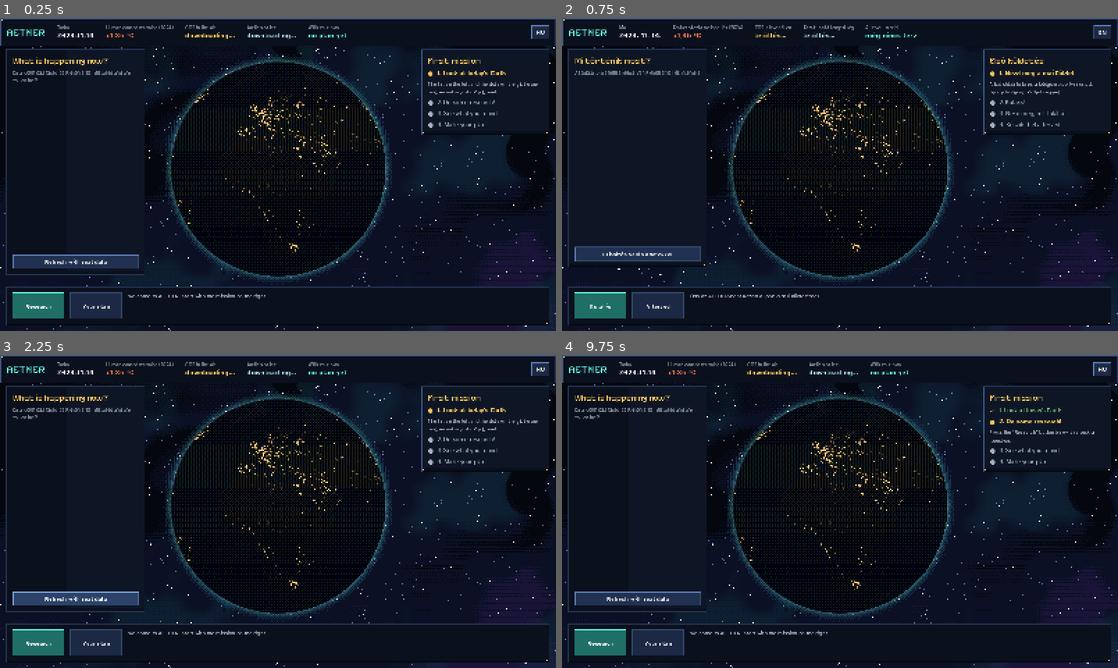
Above: before the commit, frames 1-4 (two rows, left to right).
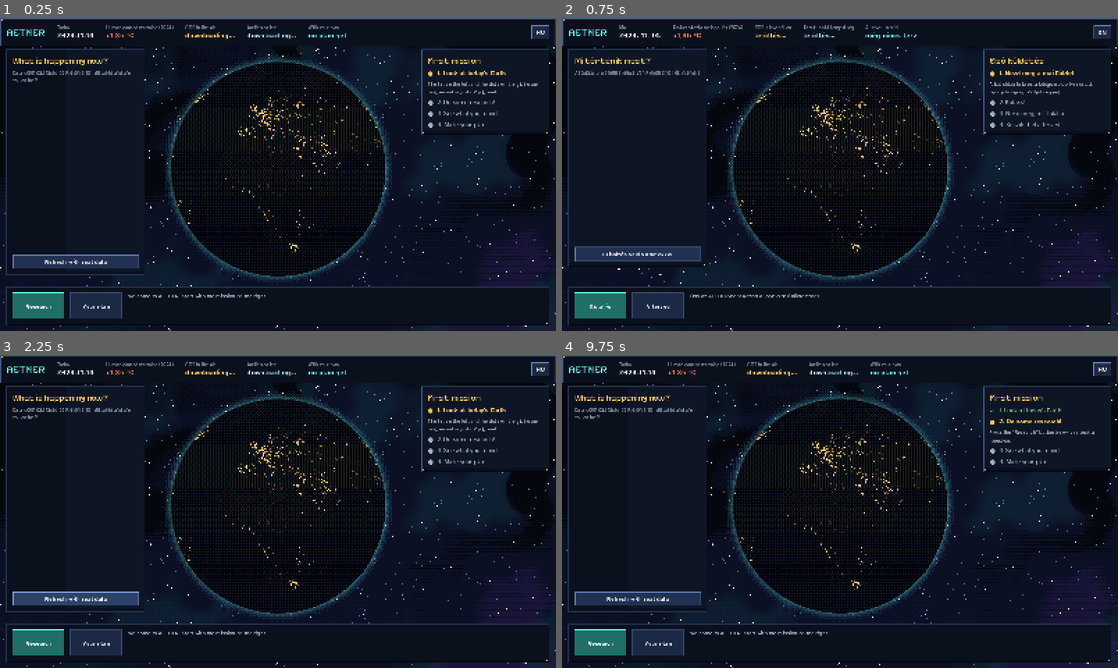
Above: after the commit, the same moments.

Repository: roadside/aether
Game: Godot game, scene res://scenes/main.tscn
Same seed, same stepped clock (60 frames per second), same inputs: the game is played once before the commit and once after it.
Inputs:
- Up to frame 1 (0.25 s): no input
- Up to frame 2 (0.75 s): click "HU" at 0.5 s
- Up to frame 3 (2.25 s): click "EN" at 1.25 s; click "Refresh with real data" at 2 s
- Up to frame 4 (9.75 s): click "Research" at 2.75 s; click "What is it, and what is it go…" at 3.5 s; click "Try again" at 4.25 s; click "Research this" at 5 s; click "Try again" at 5.75 s; click "What is it, and what is it go…" at 6.5 s; click "Wikipedia: Enhanced weatherin…" at 7.25 s; click "CO₂ sequestration and soil im…" at 8 s; click "Review and syntheses: Ocean a…" at 8.75 s; click "Reviews and syntheses: Carbon…" at 9.5 s

The runs differ from the first frame. In frame 1, 0.2% of the frame differs, in the area x 32-67%, y 13-81%; in frame 2, 0.2%; in frame 3, 0.2%; in frame 4, 0.1%.

Commit message:
Felhők: 4 lépcsős, ditherelt szél (lágyabb, nem papírkivágás-hatású)
Co-Authored-By: Claude Opus 5.5 <noreply@anthropic.com>
Claude-Session: https://claude.ai/code/session_01T6sPwaPiVjASr8DLyjC9bo

Diff:
--- a/AETHER_godot/shaders/globe.gdshader
+++ b/AETHER_godot/shaders/globe.gdshader
@@ -104,7 +104,8 @@
 		}
 		float cv = clamp((c - 0.52) / 0.12, 0.0, 1.0);
 		vec3 cloud_col = vec3(0.9, 0.95, 1.0) * max(0.1, light);
-		col = mix(col, cloud_col, cv > 0.6 ? 1.0 : (cv > 0.3 ? 0.6 : cv));
+		// 4 lépcsős, ditherelt felhőszél: lágyabb, de pixeles marad (nem „papírkivágás”)
+		col = mix(col, cloud_col, min(1.0, floor(cv * 4.0 + d) / 4.0) * 0.92);
 
 		// naplemente-sáv és perem-pára
 		// keskeny, halvány alkonysáv a nappal-éjszaka határán
